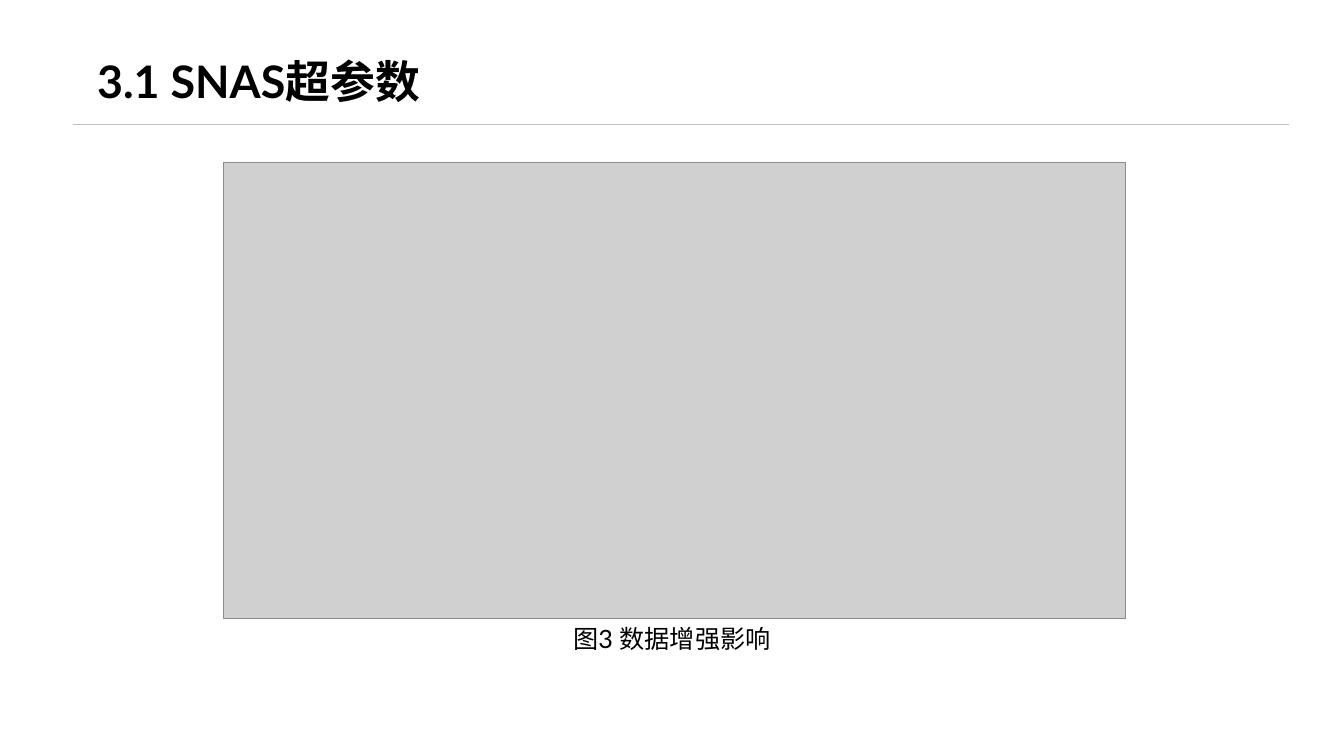
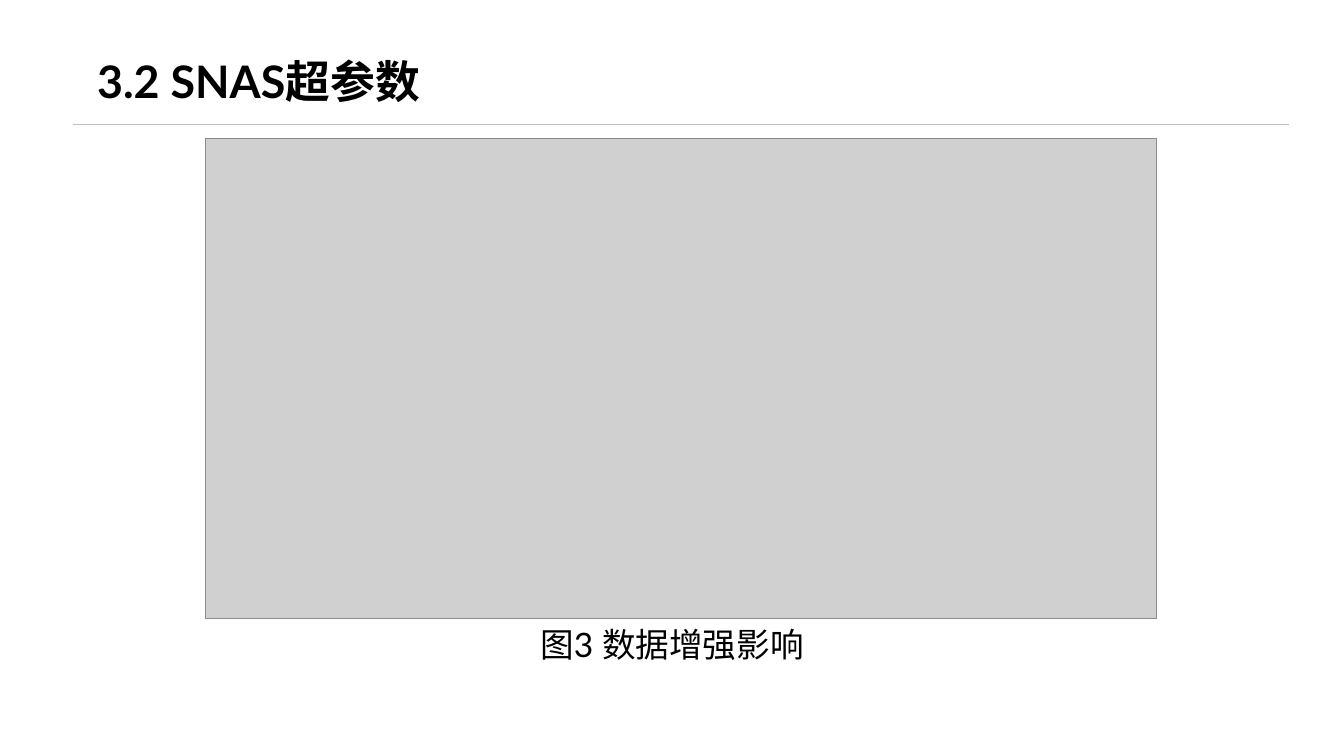
Before and after one commit to KiyoshiMu/Survival-Analysis-by-Breast-Cancer-Slides, a slide deck: slide 10 of data/pre.pptx (slide 8 before the commit). Drawn at 1344x756 pixels with LibreOffice and Linux fonts; fonts in the diff are those of the drawing; grey boxes stand for pictures; background and template pictures are left out. Boxes give left, top, right and bottom in pixels: in the first picture for what was removed or moved away, otherwise in the second. Text is boxed around its words. In the diff, an @@ line names an element or a change of style, - is before the commit and + after.

```diff
--- a/data/pre.pptx
+++ b/data/pre.pptx
@@ text at (97, 59, 420, 102): text changed @@
-3.1 SNAS超参数
+3.2 SNAS超参数
@@ picture: place and size @@
-picture at (224, 163, 1126, 619)
+picture at (206, 138, 1156, 619)
@@ text "图3 数据增强影响" at (540, 628, 804, 660): size 18 to 24 pt @@
```
Also in this commit, not shown: 11 other slides changed, 3 slides added.
